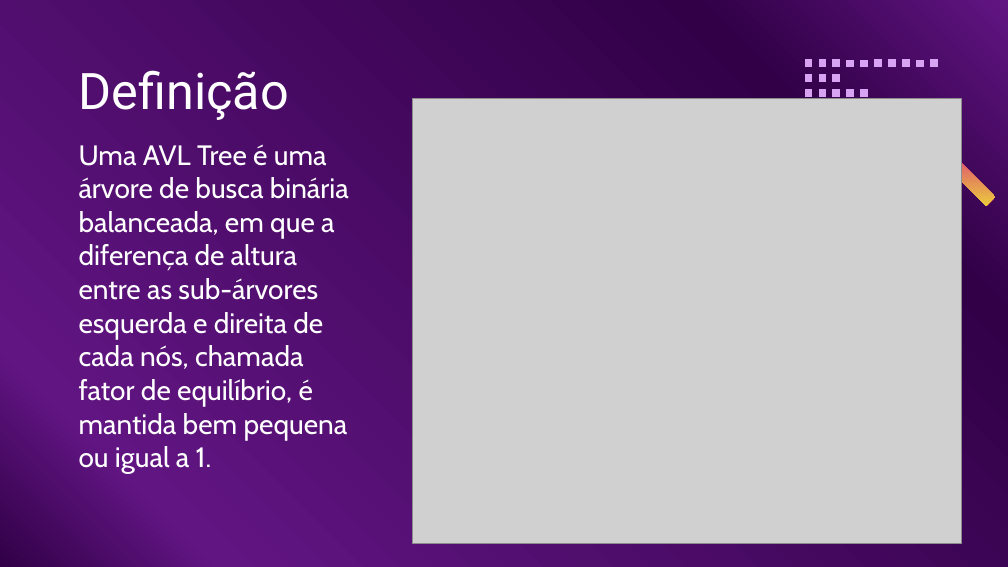
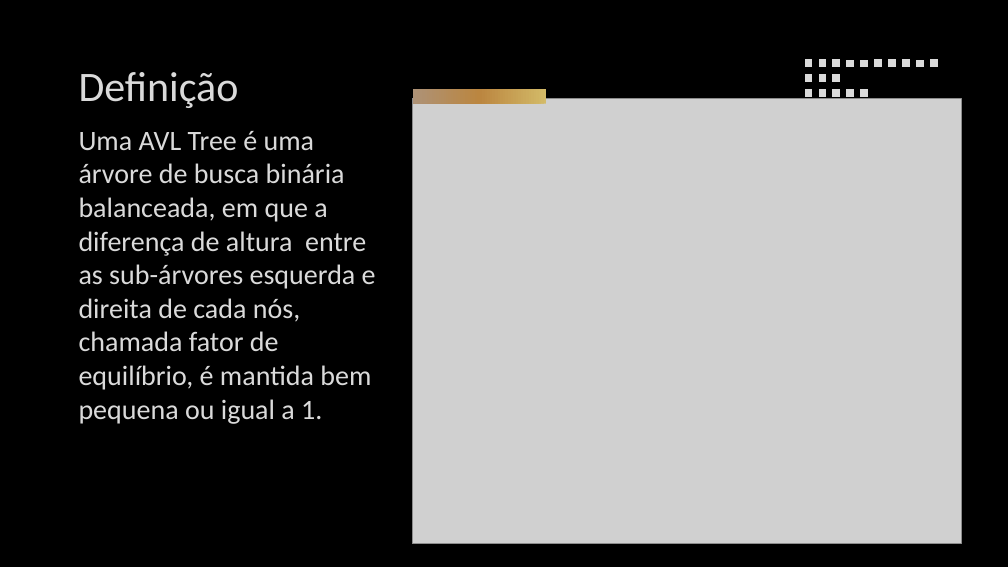
Before and after one commit to henriksson666/Algorithms-and-Data-Structures, a slide deck: slide 2 of Data Structures/src/AVL Tree.pptx. Drawn at 1008x567 pixels with LibreOffice and Linux fonts; fonts in the diff are those of the drawing; grey boxes stand for pictures; background and template pictures are left out. Boxes give left, top, right and bottom in pixels: in the first picture for what was removed or moved away, otherwise in the second. Text is boxed around its words. In the diff, an @@ line names an element or a change of style, - is before the commit and + after.

```diff
--- a/Data Structures/src/AVL Tree.pptx
+++ b/Data Structures/src/AVL Tree.pptx
@@ background gradient #310047 to #611582 to picture (left out) @@
@@ title "Definição" at [79, 72, 239, 108]: size 36 to 30 pt, font Roboto to Calibri, text colour #FFFFFF to #DADADA, letter outline none to #404040 0.75 pt @@
@@ freeform shape added at [412, 89, 546, 104], fill gradient #D3BA68 to #BB8640 to #AD9277 @@
@@ fill #D9A3F3 to #DADADA in 18 elements at [930, 59, 937, 68], [916, 59, 923, 67], [902, 59, 909, 68], [888, 59, 895, 68], [874, 59, 881, 68], [861, 59, 868, 67], [847, 59, 854, 67], [833, 59, 840, 68], [818, 59, 826, 68], [804, 59, 811, 68], [833, 75, 840, 83], [818, 75, 826, 83], [804, 75, 811, 83], [861, 89, 868, 96], [847, 89, 854, 96], [833, 89, 840, 96], [818, 89, 826, 97], [804, 89, 811, 97] @@
@@ text "Uma AVL Tree é uma ...": place and size @@
-text "Uma AVL Tree é uma ..." at [79, 144, 349, 474]
+text "Uma AVL Tree é uma ..." at [79, 131, 376, 424]
@@ text "Uma AVL Tree é uma ..." at [79, 131, 376, 424]: font Cabin to Calibri, text colour #FFFFFF to #DADADA, letter outline none to #404040 0.75 pt @@
@@ freeform shape removed at [901, 112, 995, 206] @@
```
Also in this commit, not shown: 7 other slides changed, 3 slides added, 2 slides removed, 1 other file.
